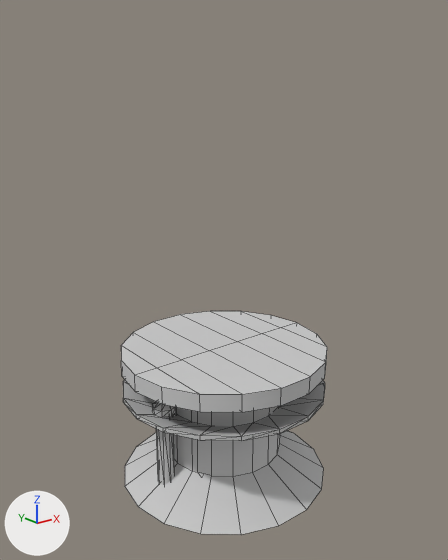
Renders of the FBX model Kalevala Pinball/Assets/Models/Pop Bumper.FBX from each side of a commit.
Both versions are drawn from a 50 mm camera at (-0.26, 0.0988, 0.0916) aimed at (-0.1756, 0.2042, 0.0494). Arrows for +X, +Y and +Z are at lower left; the lights stay in place. Mesh edges are drawn as thin lines. Where no turn or scale is listed for an object, it has been applied to the vertices.

The first picture shows 'Body', 'Bumper'.
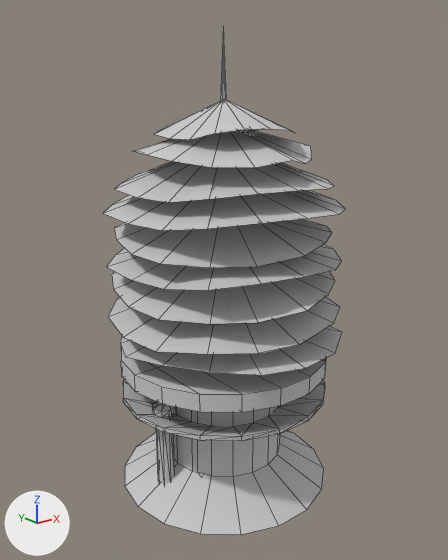
Where the newer file only moved an object's origin or applied its transform, the numbers keep the older frame.

Changed parts and their boxes (x1, y1, x2, y2) in the pictures (448 x 560 px):
'Straw Layer003', added: after (115, 219, 332, 268)
'Straw Layer008', added: after (112, 271, 335, 324)
'Straw Layer001', added: after (108, 297, 340, 354)
'Straw Layer004', added: after (103, 190, 345, 231)
'Straw Layer005', added: after (114, 161, 334, 203)
'Straw Layer002', added: after (107, 244, 342, 290)
'Straw Layer006', added: after (132, 129, 312, 168)
'Straw Layer', added: after (120, 326, 342, 375)
'Straw Layer007', added: after (155, 100, 293, 140)
'Stake', added: after (221, 35, 227, 100)

Edits to the bpy script that builds the scene:
```text
Add ob_straw_layer:
    ob_straw_layer = bpy.data.objects.new('Straw Layer', me_mesh_001_1)  # 18 vertices, 16 faces; spans x -0.0263..0.0244, y -0.0263..0.0251, z -0.0062..0.0; in mat_grain_layer (its picture is missing)
    ob_straw_layer.location = (-0.1754, 0.2045, 0.0427)
Add ob_straw_layer006:
    ob_straw_layer006 = bpy.data.objects.new('Straw Layer006', me_mesh_009)  # 18 vertices, 16 faces; spans x -0.0193..0.0202, y -0.0208..0.0186, z -0.0075..0.0; in mat_grain_layer (its picture is missing)
    ob_straw_layer006.location = (-0.1754, 0.2045, 0.0841)
Add ob_straw_layer004:
    ob_straw_layer004 = bpy.data.objects.new('Straw Layer004', me_mesh_007)  # 18 vertices, 16 faces; spans x -0.0244..0.0272, y -0.0252..0.0264, z -0.0075..0.002; in mat_grain_layer (its picture is missing)
    ob_straw_layer004.location = (-0.1754, 0.2045, 0.073)
Add ob_stake:
    ob_stake = bpy.data.objects.new('Stake', me_mesh_002)  # 25 vertices, 24 faces; spans x -0.0015..0.0015, y -0.0015..0.0015, z 0.0..0.0703; in mat_placeholder (light grey #cacaca)
    ob_stake.location = (-0.1754, 0.2045, 0.0329)
Add ob_straw_layer005:
    ob_straw_layer005 = bpy.data.objects.new('Straw Layer005', me_mesh_008)  # 18 vertices, 16 faces; spans x -0.0219..0.0245, y -0.0227..0.0237, z -0.0075..0.0022; in mat_grain_layer (its picture is missing)
    ob_straw_layer005.location = (-0.1754, 0.2045, 0.078)
Add ob_straw_layer007:
    ob_straw_layer007 = bpy.data.objects.new('Straw Layer007', me_mesh_010)  # 18 vertices, 16 faces; spans x -0.0139..0.0156, y -0.0144..0.0151, z -0.0075..0.0; in mat_grain_layer (its picture is missing)
    ob_straw_layer007.location = (-0.1754, 0.2045, 0.089)
Add ob_straw_layer002:
    ob_straw_layer002 = bpy.data.objects.new('Straw Layer002', me_mesh_005)  # 18 vertices, 16 faces; spans x -0.0243..0.0271, y -0.0251..0.0263, z -0.0075..0.0; in mat_grain_layer (its picture is missing)
    ob_straw_layer002.location = (-0.1754, 0.2045, 0.0614)
Add ob_straw_layer008:
    ob_straw_layer008 = bpy.data.objects.new('Straw Layer008', me_mesh_011)  # 18 vertices, 16 faces; spans x -0.025..0.0262, y -0.0262..0.0243, z -0.0075..0.0024; in mat_grain_layer (its picture is missing)
    ob_straw_layer008.location = (-0.1754, 0.2045, 0.0553)
Add ob_straw_layer001:
    ob_straw_layer001 = bpy.data.objects.new('Straw Layer001', me_mesh_004)  # 18 vertices, 16 faces; spans x -0.0265..0.0253, y -0.0246..0.0265, z -0.0075..0.0022; in mat_grain_layer (its picture is missing)
    ob_straw_layer001.location = (-0.1754, 0.2045, 0.0491)
Add ob_straw_layer003:
    ob_straw_layer003 = bpy.data.objects.new('Straw Layer003', me_mesh_006)  # 18 vertices, 16 faces; spans x -0.0238..0.025, y -0.025..0.0231, z -0.0075..0.0022; in mat_grain_layer (its picture is missing)
    ob_straw_layer003.location = (-0.1754, 0.2045, 0.0662)
```
